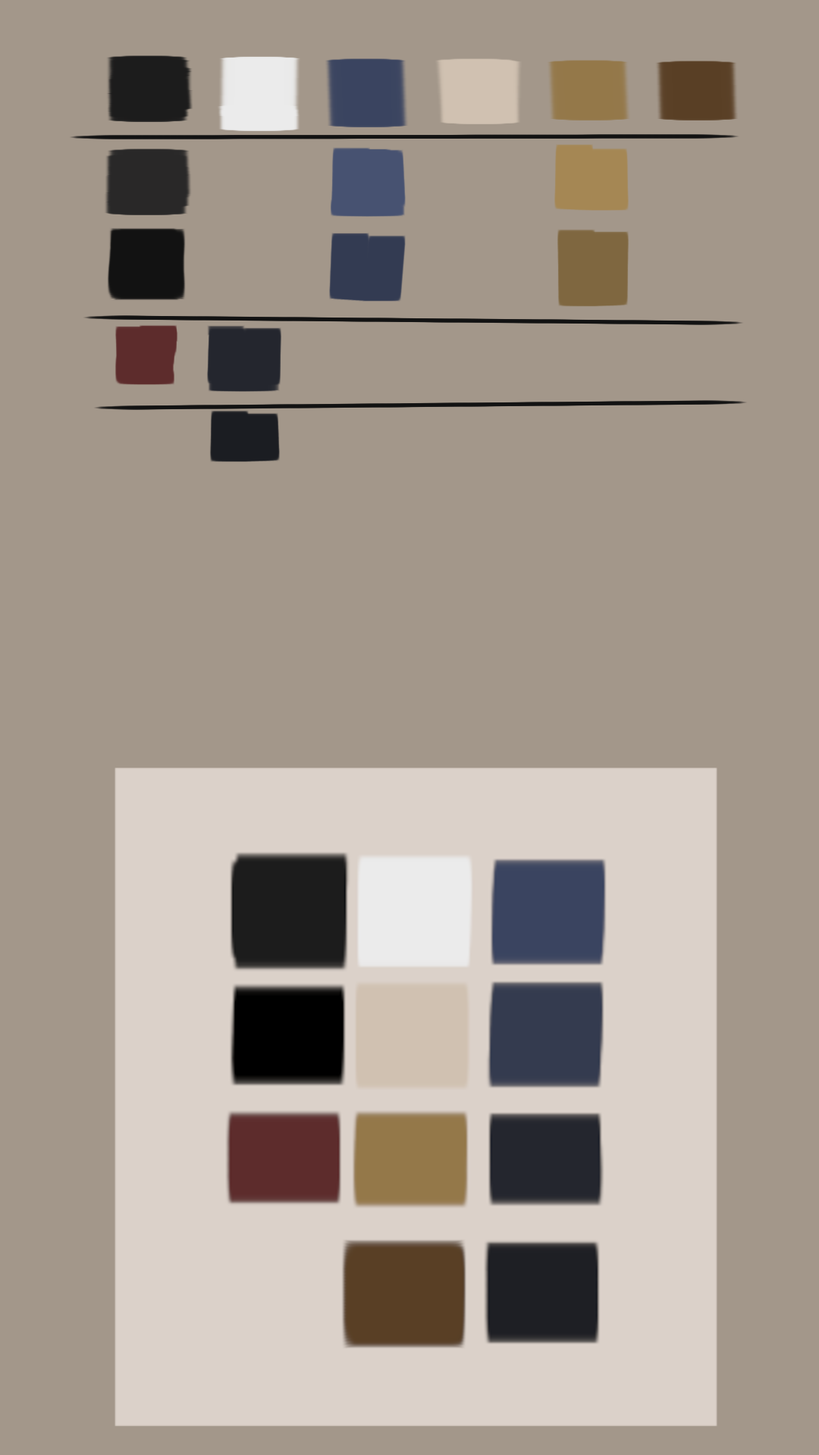
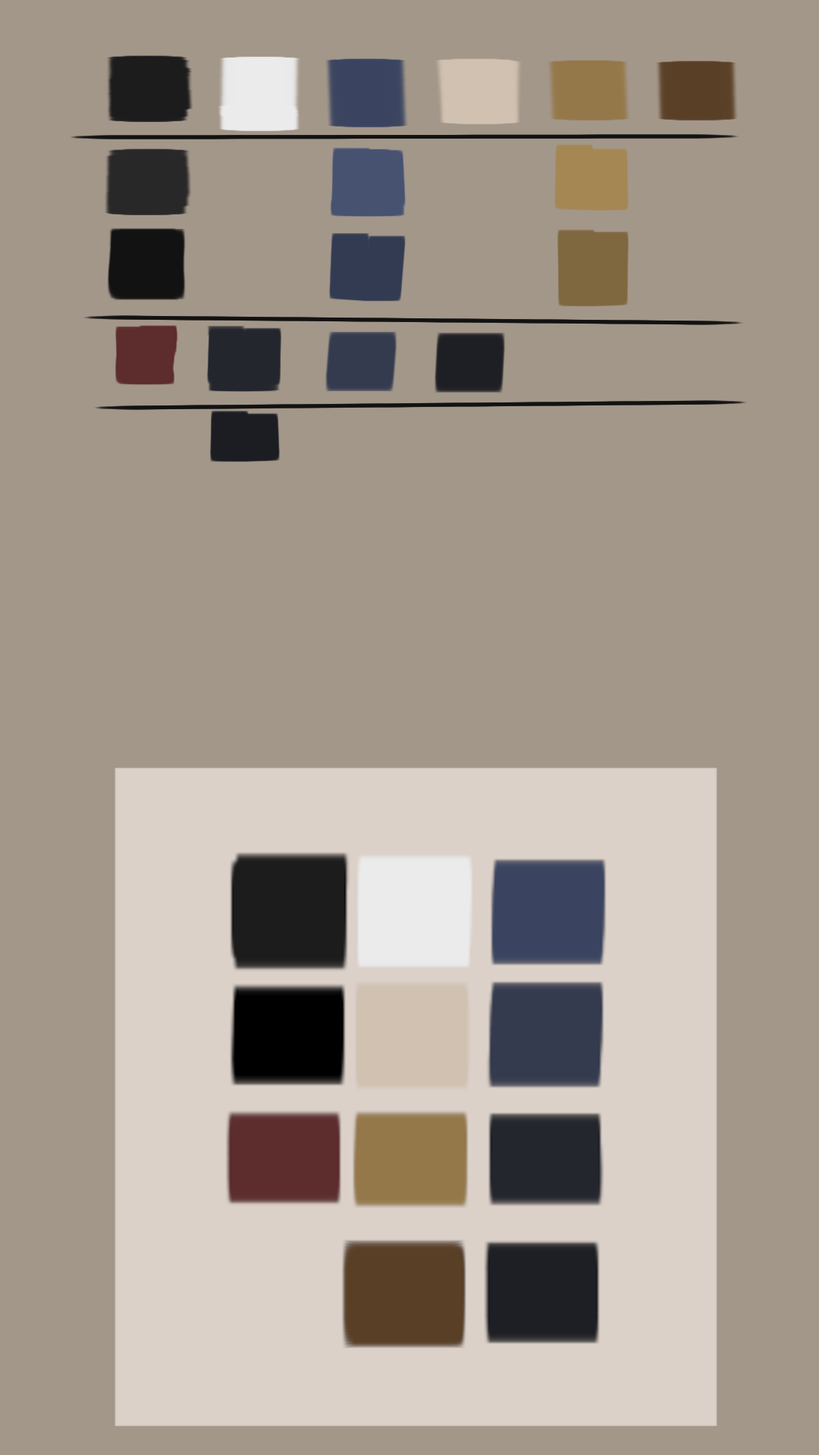
Before/after of a 819px x 1455px layered artwork. What changed in the layer stack:
painted on "Слой" over [324, 331, 506, 394]
